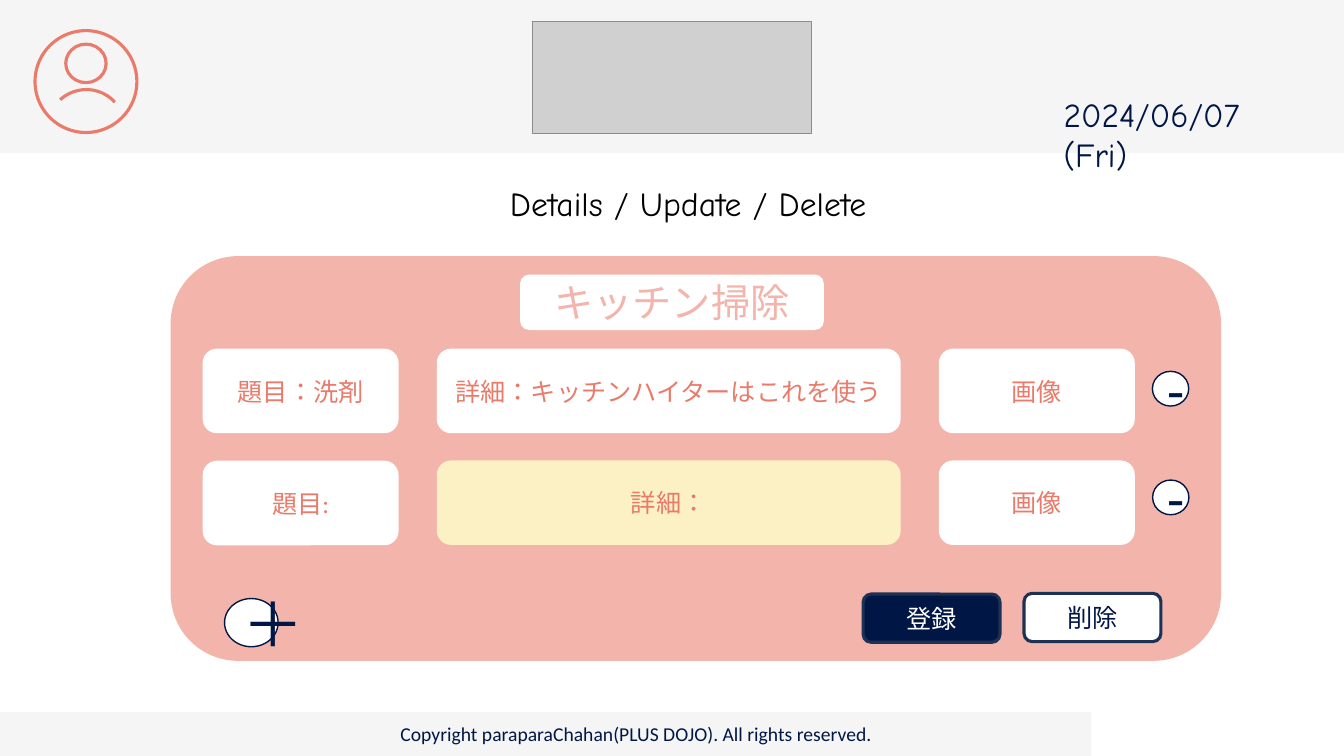
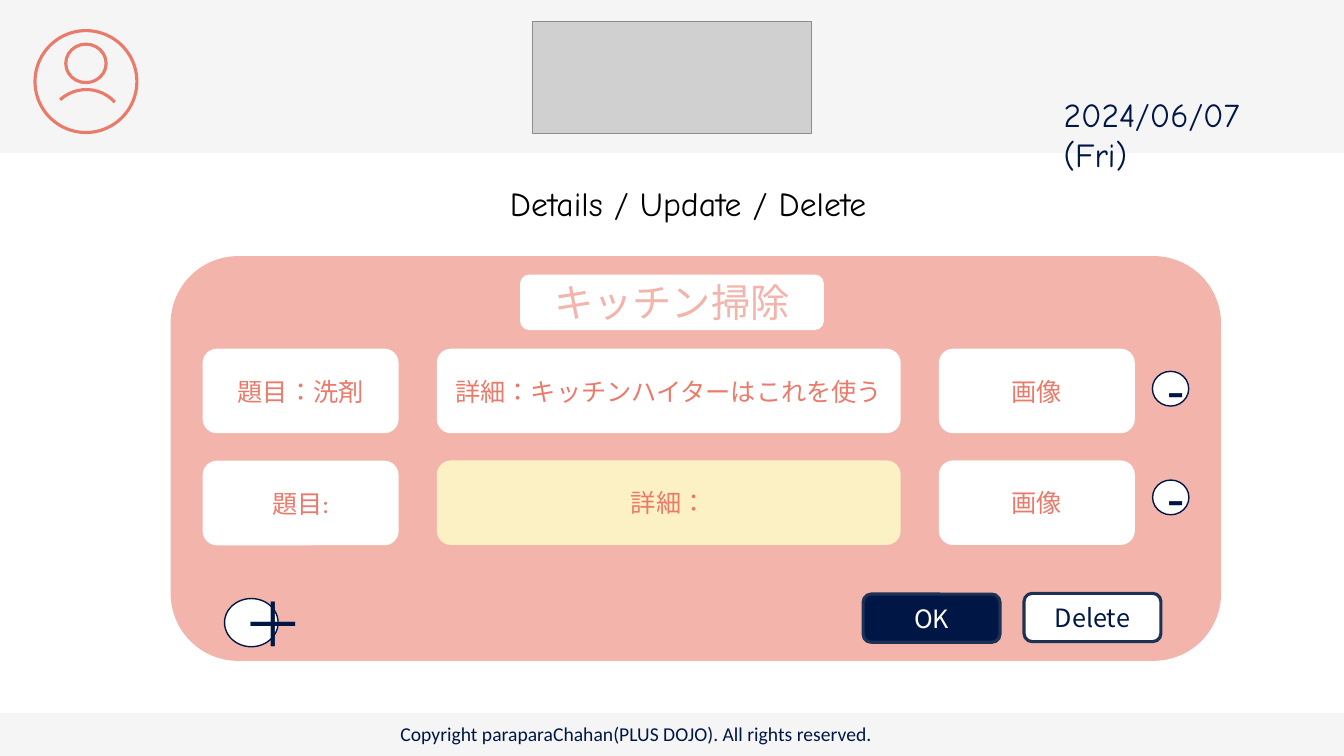
Before and after one commit to plusdojo2024/C2, a slide deck: slide 17 of doc/13_外部設計/famiLink 画面デザイン.pptx (slide 19 before the commit). Drawn at 1344x756 pixels with LibreOffice and Linux fonts; fonts in the diff are those of the drawing; grey boxes stand for pictures. Boxes give left, top, right and bottom in pixels: in the first picture for what was removed or moved away, otherwise in the second. Text is boxed around its words. In the diff, an @@ line names an element or a change of style, - is before the commit and + after.

```diff
--- a/doc/13_外部設計/famiLink 画面デザイン.pptx
+++ b/doc/13_外部設計/famiLink 画面デザイン.pptx
@@ text in rounded rectangle at (914,609,949,629): text changed @@
-登録
+OK
@@ text in rounded rectangle at (1055,607,1130,628): text changed @@
-削除
+Delete
```
Also in this commit, not shown: 6 other slides changed, 1 slide added, 2 slides removed.
